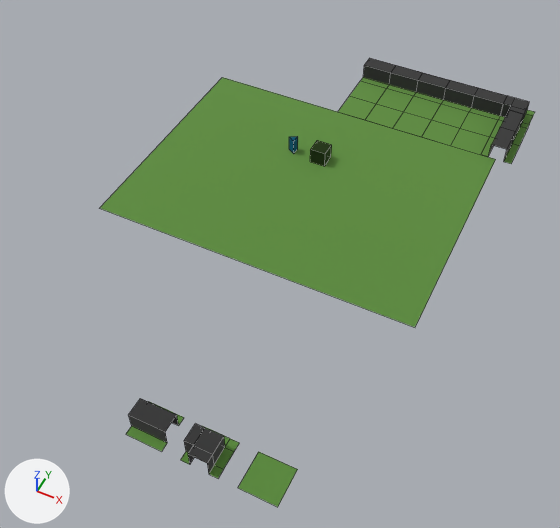
The Blender file levels/modeling/Level.blend, before and after one commit.
Camera for both pictures: a camera (50 mm lens) standing at (14.7, -15.2, 32.5) and looking at (0.7, 12.8, -2.5). Lighting does not change. The marker at lower left points along +X, +Y and +Z. The older version comes first. Mesh edges are drawn as thin lines.

Objects in the first picture: 'Corner', 'Floor', 'Floor.001', 'Floor.002', 'Floor.003', 'Floor.004', 'Floor.005', 'Floor.006', 'Floor.007', 'Floor.008', 'Floor.009', 'Floor.010', 'Plane', 'WallStraight', 'WallStraight.001', 'WallStraight.002', 'WallStraight.003', 'WallStraight.004', 'WallStraight.005', 'WallStraight.009' and 4 more.
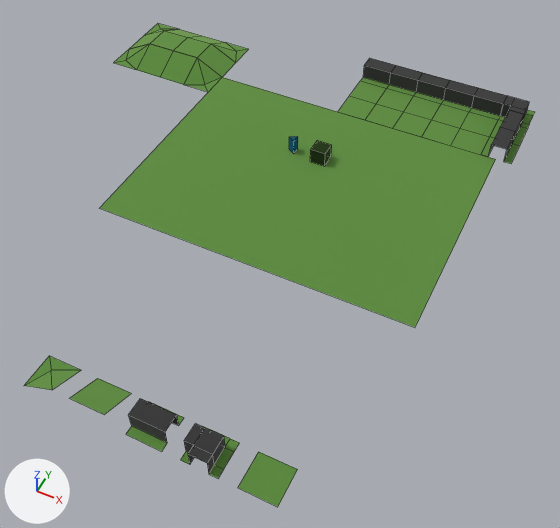
Diff of the bpy script that builds the scene:
```diff
--- a/levels/modeling/Level.blend.py
+++ b/levels/modeling/Level.blend.py
@@ me_cube_005 @@
 me_cube_005.from_pydata(...)  # 4 vertices, 1 face; spans x -1.0..1.0, y -1.0..1.0, z 0.0
 # verts and faces of me_cube_005; kept vertices keep their numbers, new ones are numbered from 4
+# me_cube_005 part 1
+delete_faces([(0, 2, 3, 1)])
+faces += [(0, 1, 3, 2)]
 me_cube_005.materials.append(mat_material_001)
@@ me_cube @@
+me_cube.from_pydata([(-1.0, -1.0, 1.0), (1.0, -1.0, 1.0), (-1.0, 1.0, 0.0), (1.0, 1.0, 0.0)], [], [(2, 0, 1, 3)])
+me_cube.materials.append(mat_material_001)  # green #90be6d
@@ me_cube_007 @@
+me_cube_007.from_pydata([(1.0, 1.0, 0.0), (-1.0, 1.0, 0.0), (1.0, -1.0, 1.0), (-1.0, -1.0, 0.0), (-0.34, 0.34, 0.0)], [], [(0, 1, 4), (0, 4, 2), (4, 3, 2), (4, 1, 3)])
+me_cube_007.materials.append(mat_material_001)  # green #90be6d
@@ ob_floor_012 @@
+ob_floor_012 = bpy.data.objects.new('Floor.012', me_cube_005)
+ob_floor_012.location = (-15.0, 26.0, 1.0)
@@ ob_floor_011 @@
+ob_floor_011 = bpy.data.objects.new('Floor.011', me_cube_005)
+ob_floor_011.location = (-13.0, 26.0, 1.0)
@@ ob_slopestraight_006 @@
+ob_slopestraight_006 = bpy.data.objects.new('SlopeStraight.006', me_cube)
+ob_slopestraight_006.location = (-17.0, 26.0, 0.0)
+ob_slopestraight_006.rotation_euler = (0.0, 0.0, -4.712)  # degrees (0, 0, -270)
@@ ob_slopecorner_004 @@
+ob_slopecorner_004 = bpy.data.objects.new('SlopeCorner.004', me_cube_007)
+ob_slopecorner_004.location = (-17.0, 24.0, 0.0)
+ob_slopecorner_004.rotation_euler = (0.0, 0.0, -4.712)  # degrees (0, 0, -270)
@@ ob_slopestraight_005 @@
+ob_slopestraight_005 = bpy.data.objects.new('SlopeStraight.005', me_cube)
+ob_slopestraight_005.location = (-15.0, 24.0, 0.0)
+ob_slopestraight_005.rotation_euler = (0.0, 0.0, -3.142)  # degrees (0, 0, -180)
@@ ob_slopestraight_004 @@
+ob_slopestraight_004 = bpy.data.objects.new('SlopeStraight.004', me_cube)
+ob_slopestraight_004.location = (-13.0, 24.0, 0.0)
+ob_slopestraight_004.rotation_euler = (0.0, 0.0, -3.142)  # degrees (0, 0, -180)
@@ ob_slopecorner_003 @@
+ob_slopecorner_003 = bpy.data.objects.new('SlopeCorner.003', me_cube_007)
+ob_slopecorner_003.location = (-11.0, 24.0, 0.0)
+ob_slopecorner_003.rotation_euler = (0.0, 0.0, -3.142)  # degrees (0, 0, -180)
@@ ob_slopestraight_003 @@
+ob_slopestraight_003 = bpy.data.objects.new('SlopeStraight.003', me_cube)
+ob_slopestraight_003.location = (-11.0, 26.0, 0.0)
+ob_slopestraight_003.rotation_euler = (0.0, 0.0, -1.571)  # degrees (0, 0, -90)
@@ ob_slopecorner_002 @@
+ob_slopecorner_002 = bpy.data.objects.new('SlopeCorner.002', me_cube_007)
+ob_slopecorner_002.location = (-11.0, 28.0, 0.0)
+ob_slopecorner_002.rotation_euler = (0.0, 0.0, -1.571)  # degrees (0, 0, -90)
@@ ob_slopecorner_001 @@
+ob_slopecorner_001 = bpy.data.objects.new('SlopeCorner.001', me_cube_007)
+ob_slopecorner_001.location = (-17.0, 28.0, 0.0)
@@ ob_slopestraight_002 @@
+ob_slopestraight_002 = bpy.data.objects.new('SlopeStraight.002', me_cube)
+ob_slopestraight_002.location = (-15.0, 28.0, 0.0)
@@ ob_slopestraight_001 @@
+ob_slopestraight_001 = bpy.data.objects.new('SlopeStraight.001', me_cube)
+ob_slopestraight_001.location = (-13.0, 28.0, 0.0)
@@ ob_slopecorner @@
+ob_slopecorner = bpy.data.objects.new('SlopeCorner', me_cube_007)
+ob_slopecorner.location = (-5.0, -1.0, 0.0)
@@ ob_slopestraight @@
+ob_slopestraight = bpy.data.objects.new('SlopeStraight', me_cube)
+ob_slopestraight.location = (-2.0, -1.0, 0.0)
```

Boxes (x1, y1, x2, y2) around the edits, measured in the pictures (560 x 528 px; the box of a moved part takes in the faces that stretch with it):
'SlopeStraight', added (green)
    after: (70, 378, 131, 415)
'SlopeCorner', added (green)
    after: (24, 356, 81, 390)
'SlopeStraight.004', added (green)
    after: (160, 51, 197, 85)
'SlopeStraight.005', added (green)
    after: (137, 44, 173, 77)
'SlopeCorner.003', added (green)
    after: (184, 58, 222, 92)
'SlopeStraight.003', added (green)
    after: (198, 44, 235, 77)
'SlopeCorner.004', added (green)
    after: (114, 44, 149, 70)
'Floor.011', added (green)
    after: (174, 37, 211, 58)
'Floor.012', added (green)
    after: (150, 31, 187, 51)
'SlopeCorner.002', added
    after: (212, 43, 248, 63)
'SlopeStraight.006', added
    after: (129, 31, 163, 49)
'SlopeCorner.001', added
    after: (144, 23, 180, 36)
'SlopeStraight.001', added
    after: (188, 36, 225, 44)
'SlopeStraight.002', added
    after: (166, 30, 201, 37)
part 1 of me_cube_005, moved or reshaped
    before: (238, 81, 498, 507)
    after: (150, 31, 211, 58)
